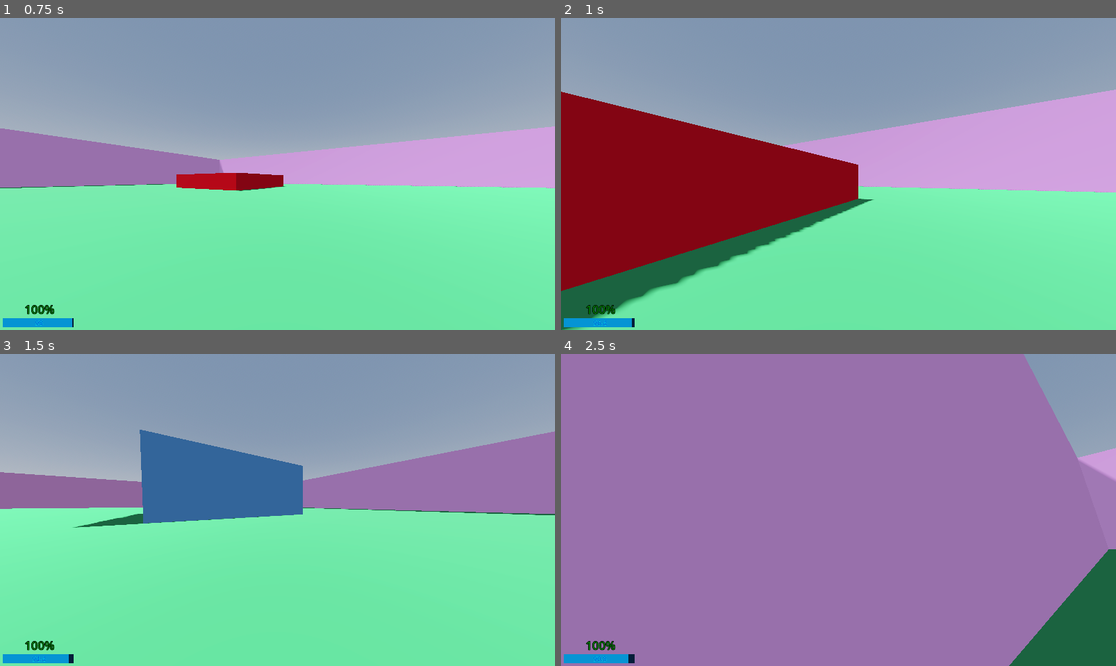
Above: before the commit, frames 1-4 (two rows, left to right).
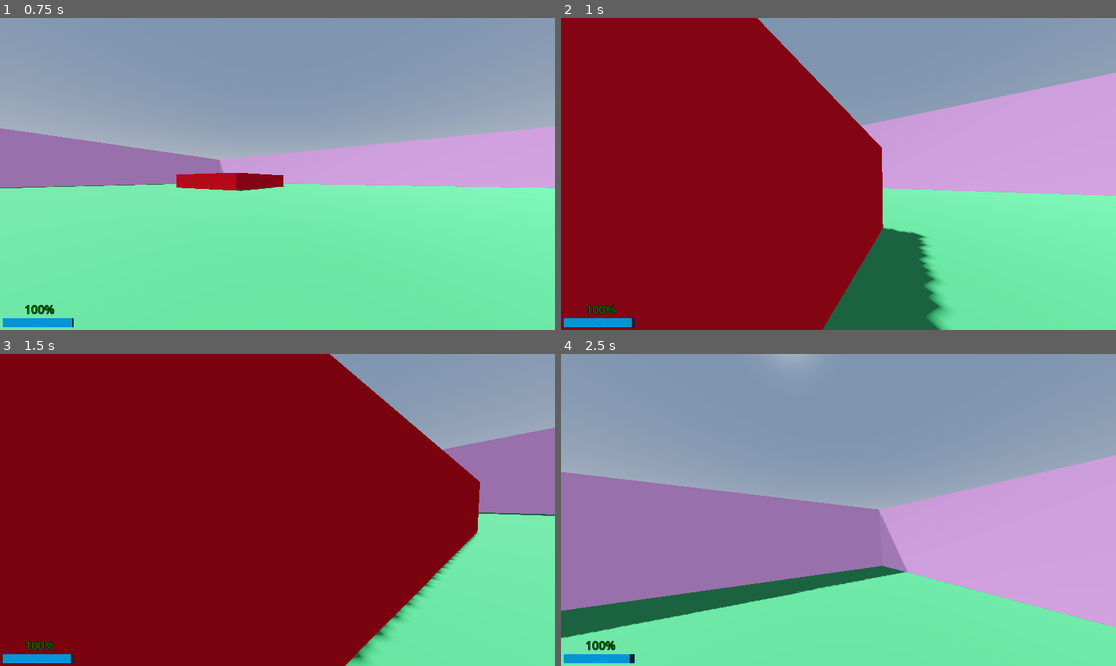
Above: after the commit, the same moments.

Repository: Warladd/RoboRogue
Game: Godot game, scene res://scenes/screens/prototype.tscn
Two runs of this game, one before a commit and one after it. Both use one fixed random seed, a clock stepped at 60 frames per second and the inputs below.
Inputs (mouse positions are in pixels of both pictures, inside the frame that each line leads up to):
- Up to frame 1 (0.75 s): move the mouse to (305, 174) at 0.52 s; hold W (up) from 0.53 s (still down); tap Shift (dash) at 0.6 s
- Up to frame 2 (1 s): keep holding W (up); tap Space (jump) at 0.77 s
- Up to frame 3 (1.5 s): keep holding W (up); move the mouse to (249, 510) at 1.27 s; tap Shift (dash) at 1.35 s
- Up to frame 4 (2.5 s): keep holding W (up); tap Space (jump) at 1.52 s; move the mouse to (849, 503) at 2.02 s; tap Shift (dash) at 2.1 s

Frame 1 is identical in both runs. In frame 2, 38% of the frame differs, in the area x 0-100%, y 0-100%; in frame 3, 76%; in frame 4, 77%.

Commit message:
Created pause menu
Added dash delay and simple pause menu.

Diff:
--- a/scenes/player.tscn
+++ b/scenes/player.tscn
@@ -1,23 +1,37 @@
-[gd_scene load_steps=5 format=3 uid="uid://crqknke1qy87p"]
+[gd_scene load_steps=8 format=3 uid="uid://crqknke1qy87p"]
 
 [ext_resource type="Script" path="res://scripts/player.gd" id="1_qvqio"]
-[ext_resource type="PackedScene" uid="uid://bl6o2wj0jm6d2" path="res://scenes/screens/hud.tscn" id="2_eqyc0"]
+[ext_resource type="LabelSettings" uid="uid://dic34lb6rh0v8" path="res://resources/hud_label_settings.tres" id="2_oouhl"]
 
 [sub_resource type="CapsuleShape3D" id="CapsuleShape3D_ps1sb"]
 
 [sub_resource type="CapsuleMesh" id="CapsuleMesh_sihf8"]
 
-[node name="Player" type="CharacterBody3D" node_paths=PackedStringArray("camera", "coyote_timer", "battery_timer", "dash_timer", "hud_updates", "hud_overlay", "health_val", "battery_val", "battery_label")]
+[sub_resource type="StyleBoxFlat" id="StyleBoxFlat_iy5y6"]
+bg_color = Color(0.0156863, 0.117647, 0.223529, 1)
+
+[sub_resource type="StyleBoxFlat" id="StyleBoxFlat_6vvob"]
+bg_color = Color(0.0196078, 0.580392, 0.831373, 1)
+
+[sub_resource type="LabelSettings" id="LabelSettings_8ambw"]
+font_size = 23
+font_color = Color(0, 0.392157, 0.847059, 1)
+outline_size = 3
+outline_color = Color(0, 0.894118, 0.894118, 1)
+
+[node name="Player" type="CharacterBody3D" node_paths=PackedStringArray("camera", "coyote_timer", "battery_timer", "dash_timer", "can_dash_timer", "hud_updates", "hud_overlay", "health_val", "battery_val", "battery_label", "pause_menu")]
 script = ExtResource("1_qvqio")
 camera = NodePath("Camera3D")
 coyote_timer = NodePath("Timers/CoyoteTimer")
 battery_timer = NodePath("Timers/BatteryTimer")
 dash_timer = NodePath("Timers/DashTimer")
+can_dash_timer = NodePath("Timers/CanDashTimer")
 hud_updates = NodePath("HUD/HudUpdates")
 hud_overlay = NodePath("HUD/Overlay")
 health_val = NodePath("HUD/MarginContainer/VBoxContainer/health")
 battery_val = NodePath("HUD/MarginContainer/VBoxContainer/BatteryBar")
 battery_label = NodePath("HUD/MarginContainer/VBoxContainer/BatteryBar/Label")
+pause_menu = NodePath("HUD/Pause Menu")
 
 [node name="CollisionShape3D" type="CollisionShape3D" parent="."]
 shape = SubResource("CapsuleShape3D_ps1sb")
@@ -39,12 +53,125 @@
 autostart = true
 
 [node name="DashTimer" type="Timer" parent="Timers"]
-wait_time = 0.3
+wait_time = 0.4
 one_shot = true
 
-[node name="HUD" parent="." instance=ExtResource("2_eqyc0")]
+[node name="CanDashTimer" type="Timer" parent="Timers"]
+wait_time = 0.6
+one_shot = true
+
+[node name="HUD" type="Control" parent="."]
+layout_mode = 3
+anchors_preset = 15
+anchor_right = 1.0
+anchor_bottom = 1.0
+grow_horizontal = 2
+grow_vertical = 2
+mouse_filter = 2
+
+[node name="Overlay" type="ColorRect" parent="HUD"]
+layout_mode = 1
+anchors_preset = 15
+anchor_right = 1.0
+anchor_bottom = 1.0
+grow_horizontal = 2
+grow_vertical = 2
+mouse_filter = 2
+color = Color(1, 1, 1, 0)
+
+[node name="MarginContainer" type="MarginContainer" parent="HUD"]
+layout_mode = 1
+anchors_preset = 2
+anchor_top = 1.0
+anchor_bottom = 1.0
+offset_top = -83.0
+offset_right = 254.0
+grow_vertical = 0
+mouse_filter = 2
+theme_override_constants/margin_left = 10
+theme_override_constants/margin_bottom = 10
+
+[node name="VBoxContainer" type="VBoxContainer" parent="HUD/MarginContainer"]
+layout_mode = 2
+mouse_filter = 2
+
+[node name="health" type="Label" parent="HUD/MarginContainer/VBoxContainer"]
+modulate = Color(0.486275, 0.0705882, 0.0588235, 1)
+layout_mode = 2
+text = " 100%"
+label_settings = ExtResource("2_oouhl")
+horizontal_alignment = 1
+vertical_alignment = 1
+
+[node name="BatteryBar" type="ProgressBar" parent="HUD/MarginContainer/VBoxContainer"]
+custom_minimum_size = Vector2(0, 30)
+layout_mode = 2
+size_flags_vertical = 3
+mouse_filter = 2
+theme_override_styles/background = SubResource("StyleBoxFlat_iy5y6")
+theme_override_styles/fill = SubResource("StyleBoxFlat_6vvob")
+step = 0.1
+value = 100.0
+rounded = true
+show_percentage = false
+
+[node name="Label" type="Label" parent="HUD/MarginContainer/VBoxContainer/BatteryBar"]
+layout_mode = 1
+anchors_preset = 15
+anchor_right = 1.0
+anchor_bottom = 1.0
+grow_horizontal = 2
+grow_vertical = 2
+text = "100"
+label_settings = SubResource("LabelSettings_8ambw")
+horizontal_alignment = 1
+vertical_alignment = 1
+
+[node name="HudUpdates" type="Control" parent="HUD"]
+anchors_preset = 0
+offset_right = 40.0
+offset_bottom = 40.0
+mouse_filter = 2
+
+[node name="Pause Menu" type="VBoxContainer" parent="HUD"]
+process_mode = 2
+visible = false
+layout_mode = 1
+anchors_preset = 8
+anchor_left = 0.5
+anchor_top = 0.5
+anchor_right = 0.5
+anchor_bottom = 0.5
+offset_left = -266.0
+offset_top = -176.0
+offset_right = 267.0
+offset_bottom = 175.0
+grow_horizontal = 2
+grow_vertical = 2
+alignment = 1
+
+[node name="ResumeButton" type="Button" parent="HUD/Pause Menu"]
+layout_mode = 2
+theme_override_font_sizes/font_size = 30
+text = "Resume"
+
+[node name="SettingsButton" type="Button" parent="HUD/Pause Menu"]
+layout_mode = 2
+theme_override_font_sizes/font_size = 30
+text = "Settings"
+
+[node name="QuitMainButton" type="Button" parent="HUD/Pause Menu"]
+layout_mode = 2
+theme_override_font_sizes/font_size = 30
+text = "Quit to Main Menu"
+
+[node name="QuitDeskButton" type="Button" parent="HUD/Pause Menu"]
+layout_mode = 2
+theme_override_font_sizes/font_size = 30
+text = "Quit to Desktop"
 
 [connection signal="timeout" from="Timers/BatteryTimer" to="." method="_on_battery_timer_timeout"]
 [connection signal="timeout" from="Timers/DashTimer" to="." method="_on_dash_timer_timeout"]
-
-[editable path="HUD"]
+[connection signal="timeout" from="Timers/CanDashTimer" to="." method="_on_can_dash_timer_timeout"]
+[connection signal="pressed" from="HUD/Pause Menu/ResumeButton" to="." method="_on_resume_button_pressed"]
+[connection signal="pressed" from="HUD/Pause Menu/QuitDeskButton" to="." method="_on_quit_desk_button_pressed"]
--- a/scenes/screens/hud.tscn
+++ b/scenes/screens/hud.tscn
@@ -86,3 +86,39 @@
 offset_right = 40.0
 offset_bottom = 40.0
 mouse_filter = 2
+
+[node name="VBoxContainer" type="VBoxContainer" parent="."]
+process_mode = 2
+layout_mode = 1
+anchors_preset = 8
+anchor_left = 0.5
+anchor_top = 0.5
+anchor_right = 0.5
+anchor_bottom = 0.5
+offset_left = -266.0
+offset_top = -176.0
+offset_right = 267.0
+offset_bottom = 175.0
+grow_horizontal = 2
+grow_vertical = 2
+alignment = 1
+
+[node name="Button" type="Button" parent="VBoxContainer"]
+layout_mode = 2
+theme_override_font_sizes/font_size = 30
+text = "Resume"
+
+[node name="Button2" type="Button" parent="VBoxContainer"]
+layout_mode = 2
+theme_override_font_sizes/font_size = 30
+text = "Settings"
+
+[node name="Button3" type="Button" parent="VBoxContainer"]
+layout_mode = 2
+theme_override_font_sizes/font_size = 30
+text = "Quit to Main Menu"
+
+[node name="Button4" type="Button" parent="VBoxContainer"]
+layout_mode = 2
+theme_override_font_sizes/font_size = 30
+text = "Quit to Desktop"
--- a/scenes/screens/prototype.tscn
+++ b/scenes/screens/prototype.tscn
@@ -24,6 +24,15 @@
 
 [sub_resource type="ConcavePolygonShape3D" id="ConcavePolygonShape3D_od1ay"]
 data = PackedVector3Array(50, 0, 50, -50, 0, 50, 50, 0, -50, -50, 0, 50, -50, 0, -50, 50, 0, -50)
+
+[sub_resource type="StandardMaterial3D" id="StandardMaterial3D_4h8uf"]
+albedo_color = Color(0.239216, 0.329412, 1, 1)
+
+[sub_resource type="PlaneMesh" id="PlaneMesh_f48qf"]
+size = Vector2(20, 30)
+
+[sub_resource type="PlaneMesh" id="PlaneMesh_kgdpe"]
+size = Vector2(50, 30)
 
 [sub_resource type="StandardMaterial3D" id="StandardMaterial3D_4rasb"]
 albedo_color = Color(0.866667, 0, 0.129412, 1)
@@ -60,6 +69,56 @@
 [node name="CollisionShape3D" type="CollisionShape3D" parent="MeshInstance3D/StaticBody3D2"]
 shape = SubResource("ConcavePolygonShape3D_od1ay")
 
+[node name="MeshInstance3D2" type="MeshInstance3D" parent="."]
+transform = Transform3D(1, 0, 0, 0, 1, 0, 0, 0, 1, 1.87139, -0.622101, 77.4244)
+material_override = SubResource("StandardMaterial3D_4h8uf")
+mesh = SubResource("PlaneMesh_f48qf")
+
+[node name="StaticBody3D2" type="StaticBody3D" parent="MeshInstance3D2"]
+
+[node name="CollisionShape3D" type="CollisionShape3D" parent="MeshInstance3D2/StaticBody3D2"]
+shape = SubResource("ConcavePolygonShape3D_od1ay")
+
+[node name="MeshInstance3D3" type="MeshInstance3D" parent="."]
+transform = Transform3D(1, 0, 0, 0, 1, 0, 0, 0, 1, 1.87139, -0.622101, 128.183)
+material_override = SubResource("StandardMaterial3D_4h8uf")
+mesh = SubResource("PlaneMesh_f48qf")
+
+[node name="StaticBody3D2" type="StaticBody3D" parent="MeshInstance3D3"]
+
+[node name="CollisionShape3D" type="CollisionShape3D" parent="MeshInstance3D3/StaticBody3D2"]
+shape = SubResource("ConcavePolygonShape3D_od1ay")
+
+[node name="MeshInstance3D4" type="MeshInstance3D" parent="."]
+transform = Transform3D(1, 0, 0, 0, 1, 0, 0, 0, 1, 1.87139, -0.622101, 177.102)
+material_override = SubResource("StandardMaterial3D_4h8uf")
+mesh = SubResource("PlaneMesh_f48qf")
+
+[node name="StaticBody3D2" type="StaticBody3D" parent="MeshInstance3D4"]
+
+[node name="CollisionShape3D" type="CollisionShape3D" parent="MeshInstance3D4/StaticBody3D2"]
+shape = SubResource("ConcavePolygonShape3D_od1ay")
+
+[node name="MeshInstance3D5" type="MeshInstance3D" parent="."]
+transform = Transform3D(1, 0, 0, 0, 1, 0, 0, 0, 1, 1.87139, -0.622101, 261.063)
+material_override = SubResource("StandardMaterial3D_4h8uf")
+mesh = SubResource("PlaneMesh_f48qf")
+
+[node name="StaticBody3D2" type="StaticBody3D" parent="MeshInstance3D5"]
+
+[node name="CollisionShape3D" type="CollisionShape3D" parent="MeshInstance3D5/StaticBody3D2"]
+shape = SubResource("ConcavePolygonShape3D_od1ay")
+
+[node name="MeshInstance3D6" type="MeshInstance3D" parent="."]
+transform = Transform3D(1, 0, 0, 0, 1, 0, 0, 0, 1, 1.87139, -0.622101, 348.928)
+material_override = SubResource("StandardMaterial3D_4h8uf")
+mesh = SubResource("PlaneMesh_kgdpe")
+
+[node name="StaticBody3D2" type="StaticBody3D" parent="MeshInstance3D6"]
+
+[node name="CollisionShape3D" type="CollisionShape3D" parent="MeshInstance3D6/StaticBody3D2"]
+shape = SubResource("ConcavePolygonShape3D_od1ay")
+
 [node name="CSGBox3D" type="CSGBox3D" parent="."]
 transform = Transform3D(1, 0, 0, 0, 1, 0, 0, 0, 1, 25.972, -0.439416, -21.9087)
 material_override = SubResource("StandardMaterial3D_4rasb")
@@ -80,10 +139,16 @@
 size = Vector3(10.4639, 10.9644, 11.2312)
 
 [node name="CSGBox3D4" type="CSGBox3D" parent="."]
-transform = Transform3D(0.999999, 0, 0.00165806, 0, 1, 0, -0.00165806, 0, 0.999999, 0.109035, 4.11778, 47.1203)
+transform = Transform3D(0.999999, 0, 0.00165806, 0, 1, 0, -0.00165806, 0, 0.999999, 32.2686, 4.11778, 47.067)
 material_override = ExtResource("2_4srwp")
 use_collision = true
-size = Vector3(100.19, 8.22617, 5.95342)
+size = Vector3(35.8707, 8.22617, 5.95342)
+
+[node name="CSGBox3D8" type="CSGBox3D" parent="."]
+transform = Transform3D(0.999999, 0, 0.00165806, -2.44812e-05, 0.999891, 0.0147649, -0.00165788, -0.0147649, 0.99989, -31.1518, 4.11768, 47.2812)
+material_override = ExtResource("2_4srwp")
+use_collision = true
+size = Vector3(38.1532, 8.22617, 5.95342)
 
 [node name="CSGBox3D5" type="CSGBox3D" parent="."]
 transform = Transform3D(-4.37114e-08, 0, 1, 0, 1, 0, -1, 0, -4.37114e-08, 47.3872, 3.95569, -2.00829)
--- a/scripts/player.gd
+++ b/scripts/player.gd
@@ -42,20 +42,24 @@
 @export var coyote_timer : Timer
 @export var battery_timer : Timer
 @export var dash_timer : Timer
+@export var can_dash_timer : Timer
 # HUD Nodes
 @export var hud_updates : Control
 @export var hud_overlay : ColorRect
 @export var health_val : Label
 @export var battery_val : ProgressBar
 @export var battery_label : Label
+@export var pause_menu : VBoxContainer
 
 func _ready() -> void:
+	pause_menu.hide()
 	# Making player accessible to other scripts
 	Global.player = self
 	# Makes mouse invisible
 	Input.set_mouse_mode(Input.MOUSE_MODE_CAPTURED)
 
 func _unhandled_input(event) -> void:
+	# Rotates the view of the camera with the mouse
 	if event is InputEventMouseMotion:
 		rotate_y(-event.relative.x * look_sensitivity)
 		camera.rotate_x(-event.relative.y * look_sensitivity)
@@ -70,12 +74,11 @@
 			saved_dir = direction
 
 	if Input.is_action_just_pressed("dash"):
-		if !can_dash:
-			return
-		can_dash = false
-		dashing = true
-		lose_battery(base_battery_drain_speed * 10)
-		dash_timer.start()
+		if can_dash:
+			dashing = true
+			can_dash = false
+			lose_battery(base_battery_drain_speed * 10)
+			dash_timer.start()
 
 	if is_on_floor() or (!coyote_timer.is_stopped() and velocity.y <= 0) and !dashing:
 		if direction:
@@ -90,10 +93,7 @@
 		if Input.is_action_just_pressed("jump"):
 			lose_battery(base_battery_drain_speed * 5)
 			velocity.y = jump_velocity
-
 	else:
-		if dashing:
-			pass
 		# Inertia
 		velocity.x = lerp(velocity.x, direction.x * speed, delta * 3.0)
 		velocity.z = lerp(velocity.z, direction.z * speed, delta * 3.0)
@@ -132,9 +132,9 @@
 		coyote_timer.start()
 
 func _input(event) -> void:
-	# Escape key quits the game.
+	# Escape key pauses the game.
 	if Input.is_action_just_pressed("esc"):
-		get_tree().quit()
+		pause()
 
 func headbob(time) -> Vector3:
 	var pos = Vector3.ZERO
@@ -175,4 +175,24 @@
 
 func _on_dash_timer_timeout():
 	dashing = false
+	can_dash_timer.start()
+
+func _on_can_dash_timer_timeout():
 	can_dash = true
+
+func pause() -> void:
+	pause_menu.visible = !pause_menu.visible
+	if pause_menu.visible:
+		Input.set_mouse_mode(Input.MOUSE_MODE_VISIBLE)
+	elif !pause_menu.visible:
+		Input.set_mouse_mode(Input.MOUSE_MODE_CAPTURED)
+	var tree = get_tree()
+	if tree == null:
+		return
+	tree.paused = pause_menu.visible
+
+func _on_quit_desk_button_pressed():
+	get_tree().quit(0)
+
+func _on_resume_button_pressed():
+	pause()
Not shown: 1 places in scenes/screens/prototype.tscn that only renumber resources
